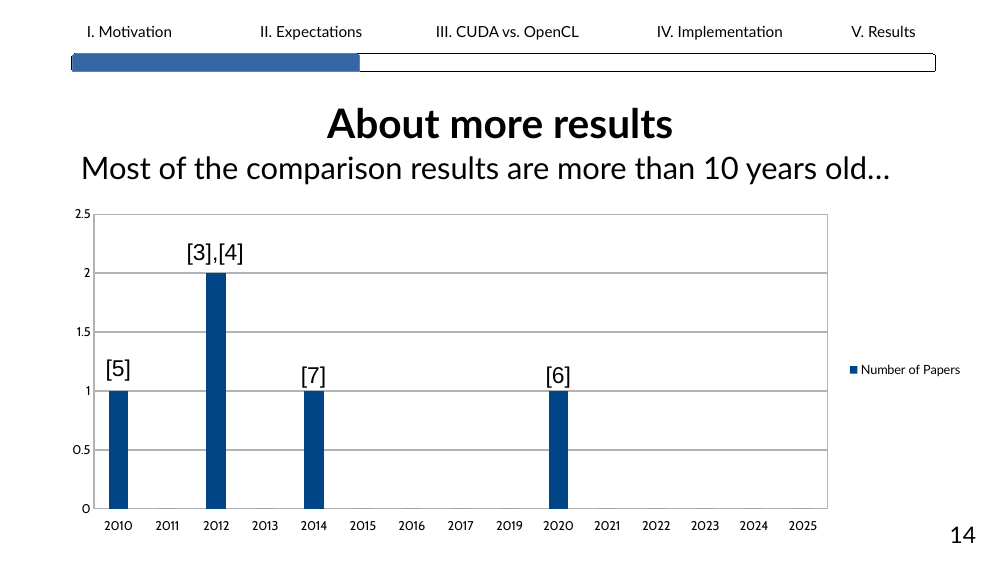
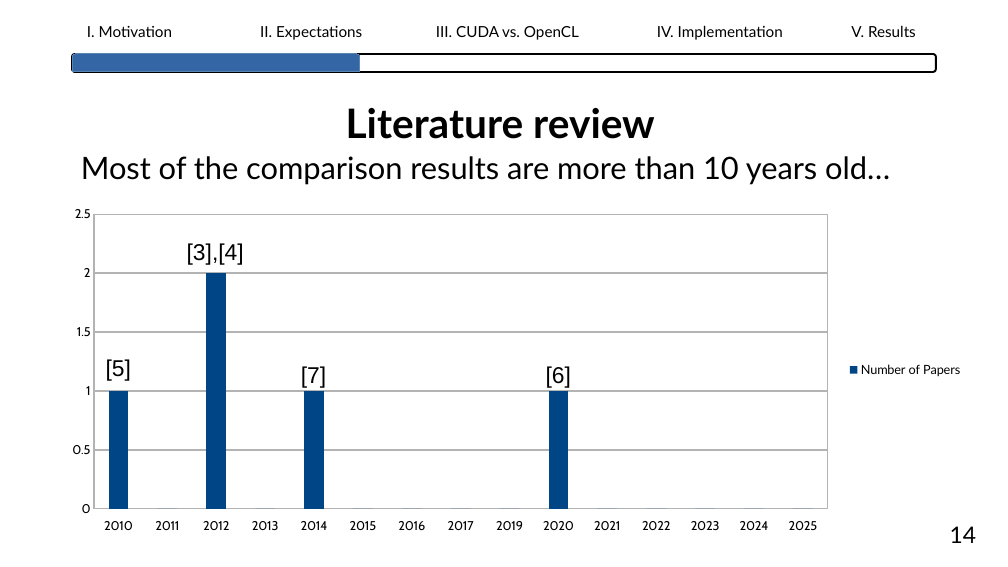
Before and after one commit to lhahner/opti-perf, a slide deck: slide 16 of docs/presentation/final-presentation.odp. Drawn at 1008x567 pixels with LibreOffice and Linux fonts; fonts in the diff are those of the drawing. Boxes give left, top, right and bottom in pixels: in the first picture for what was removed or moved away, otherwise in the second. Text is boxed around its words. In the diff, an @@ line names an element or a change of style, - is before the commit and + after.

```diff
--- a/docs/presentation/final-presentation.odp
+++ b/docs/presentation/final-presentation.odp
@@ freeform shape at [72,54,937,72]: outline #000000 0 pt to #000000 1.5 pt @@
@@ title at [346,108,655,139]: text changed @@
-About more results
+Literature review
```
Also in this commit, not shown: 35 other slides changed, 1 slide added, 1 other file.
